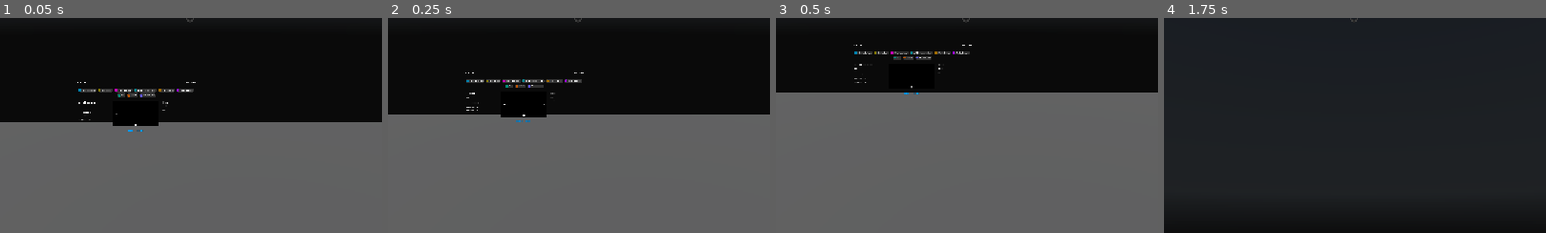
Above: before the commit, frames 1-4 (left to right).
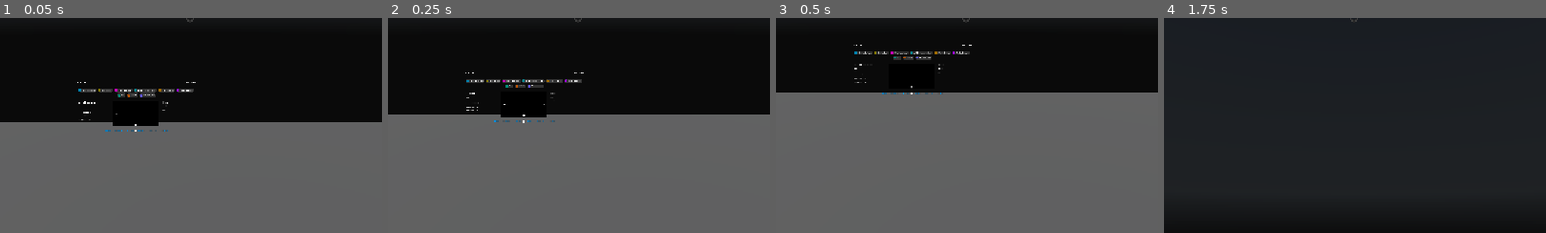
Above: after the commit, the same moments.

Repository: ZRedCon/InteractivePortfolio
Game: Godot game, scene res://Scenes/main_scene.tscn
The game is run twice, just before and just after one commit, with the same random seed, the same clock (stepped at 60 frames per second) and the same inputs. The engine's default icon, where the game draws it, is replaced by a stand-in: a white triangle on a blue panel in a dark square. A sky picture missing from this copy of the repository is replaced by a grey-blue gradient.
Inputs (mouse positions are % of the whole screen's width and height, from its top left):
- Up to frame 1 (0.05 s): no input
- Up to frame 2 (0.25 s): no input
- Up to frame 3 (0.5 s): no input
- Up to frame 4 (1.75 s): move the mouse to (45, 70) at 0.52 s; hold Space (Slow) 0.53-1.28 s; hold W (Forward) from 0.53 s (still down); click (45, 70) at 0.67 s; move the mouse to (57, 51) at 1.27 s; tap Shift (Sprint) at 1.35 s
The pictures show only the part of the screen within x 25-75%, y 50-100%; the shares and areas given below are measured in that part.

The runs differ from the first frame. In frame 1, less than 0.1% of the frame differs, in the area x 27-44%, y 52-53%; in frame 2, less than 0.1%; in frame 3, less than 0.1%; in frame 4, nothing differs.

Commit message:
Links Godot works

Diff:
--- a/GodotProject/interactive-portfolio/prefabs/exhibit.gd
+++ b/GodotProject/interactive-portfolio/prefabs/exhibit.gd
@@ -47,8 +47,7 @@
 	for note in notes:
 		notes_holder.add_item( note )
 	links.remove_items()								# supplementary_links
-	for link in sup_links:
-		links.add_item( link )
+	links.add_set_of_links( sup_links )
 
 
 func _ready() -> void:
@@ -63,5 +62,9 @@
 				[
 					{ "display-text": "Github", "url": "https://github.com/ZRedCon/InteractivePortfolio"},
 					{ "display-text": "Github2", "url": "https://github.com/ZRedCon/InteractivePortfolio"},
+					{ "display-text": "Github3", "url": "https://github.com/ZRedCon/InteractivePortfolio"},
+					{ "display-text": "Github4", "url": "https://github.com/ZRedCon/InteractivePortfolio"},
+					{ "display-text": "Github5", "url": "https://github.com/ZRedCon/InteractivePortfolio"},
+					{ "display-text": "Github6", "url": "https://github.com/ZRedCon/InteractivePortfolio"},
 				]
 	)
--- /dev/null
+++ b/GodotProject/interactive-portfolio/prefabs/link_seperator.tscn
@@ -0,0 +1,9 @@
+[gd_scene format=3 uid="uid://ccr1dbekso8wh"]
+
+[node name="LinkSeperator" type="Label" unique_id=1790520005]
+anchors_preset = 15
+anchor_right = 1.0
+anchor_bottom = 1.0
+grow_horizontal = 2
+grow_vertical = 2
+text = "|"
--- a/GodotProject/interactive-portfolio/prefabs/links_manager.gd
+++ b/GodotProject/interactive-portfolio/prefabs/links_manager.gd
@@ -1,12 +1,24 @@
 class_name LinksManager extends HFlowContainer
 
+const LINK_SEPERATOR := preload("res://prefabs/link_seperator.tscn")
 const LINK := preload("res://prefabs/exhibit_link.tscn")
+
+func add_set_of_links(links: Array[ Dictionary ]) -> void:
+	await get_tree().process_frame
+	for link in links:
+		add_item( link )
+
+	var index = 1
+	while index < get_child_count():
+		var seperator = LINK_SEPERATOR.instantiate()
+		add_child( seperator )
+		move_child( seperator, index )
+		index += 2
 
 func add_item(link: Dictionary) -> void:
 	var item = LINK.instantiate() as LinkButton
 	item.text = link[ "display-text" ]
 	item.uri = link[ "url" ]
-	item.pressed.connect( func(): print("Clicked!") )
 	add_child( item )
 
 func remove_items() -> void:
--- a/GodotProject/interactive-portfolio/prefabs/ui_exhibit.tscn
+++ b/GodotProject/interactive-portfolio/prefabs/ui_exhibit.tscn
@@ -70,13 +70,13 @@
 layout_mode = 2
 size_flags_horizontal = 3
 theme_override_font_sizes/font_size = 28
-text = "Example Game 2"
+text = "[name]"
 autowrap_mode = 3
 
 [node name="Date" type="Label" parent="Exhibit/Header" unique_id=883133244]
 layout_mode = 2
 theme_override_font_sizes/font_size = 18
-text = "11/2/26 - 11/3/26"
+text = "[start] - [end]"
 horizontal_alignment = 2
 
 [node name="Skills" type="PanelContainer" parent="Exhibit" unique_id=1607492032]
@@ -112,7 +112,7 @@
 
 [node name="Description" type="Label" parent="Exhibit/Content/TextImportant/ProjDesc" unique_id=577939168]
 layout_mode = 2
-text = "This is the example other game entries will be based off of"
+text = "[Desc]"
 autowrap_mode = 3
 
 [node name="Contribution" type="VBoxContainer" parent="Exhibit/Content/TextImportant" unique_id=1759535947]
